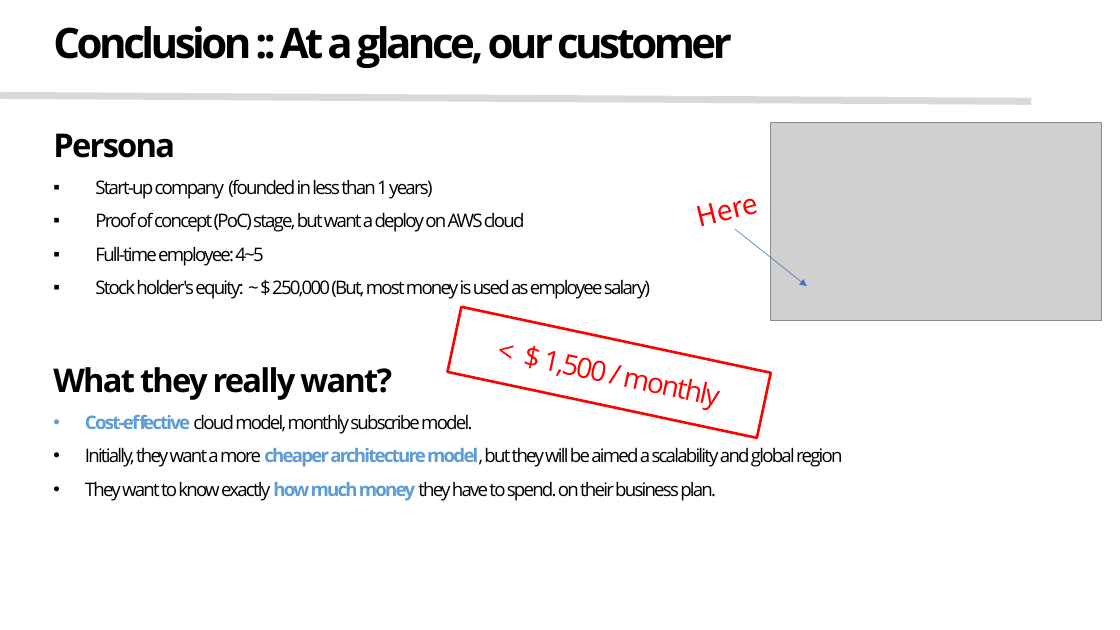
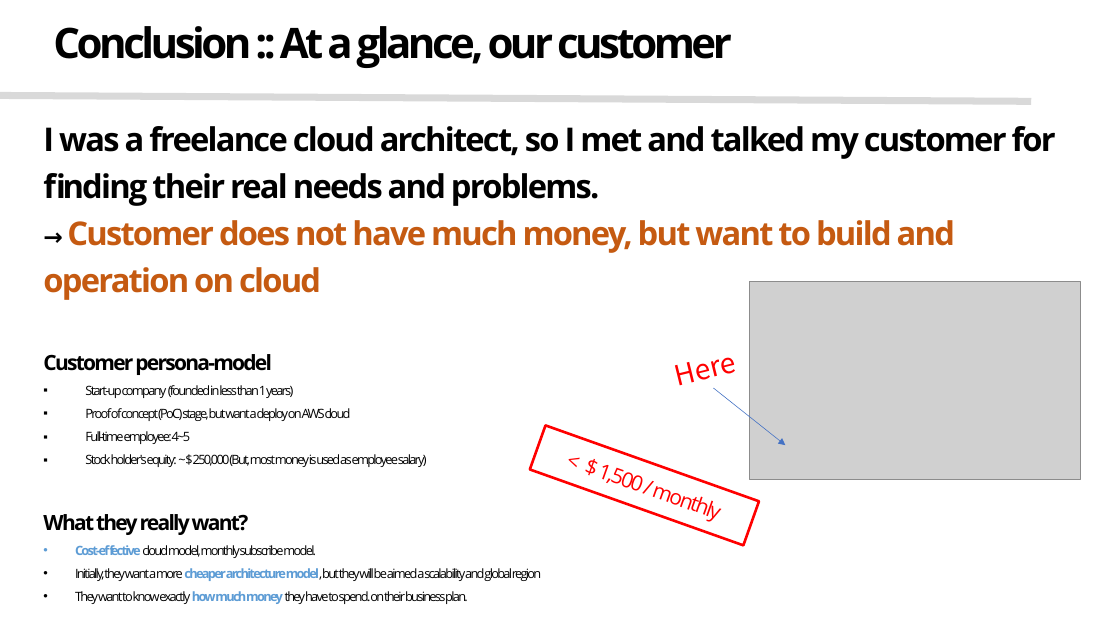
Before and after one commit to pushdown99/pushdown99.github.io, a slide deck: slide 19 of assets/yaml/Solutions Architect Hiring Assignment.pptx. Drawn at 1120x630 pixels with LibreOffice and Linux fonts; fonts in the diff are those of the drawing; grey boxes stand for pictures. Boxes give left, top, right and bottom in pixels: in the first picture for what was removed or moved away, otherwise in the second. Text is boxed around its words. In the diff, an @@ line names an element or a change of style, - is before the commit and + after.

```diff
--- a/assets/yaml/Solutions Architect Hiring Assignment.pptx
+++ b/assets/yaml/Solutions Architect Hiring Assignment.pptx
@@ text "I was a freelance cloud ...": place and size @@
-text "I was a freelance cloud ..." at (53,133,842,501)
+text "I was a freelance cloud ..." at (43,126,1056,604)
@@ text at (43,126,1056,375): text changed @@
-Persona
+I was a freelance cloud architect, so I met and talked my customer for finding their real needs and problems.
+→ Customer does not have much money, but want to build and operation on cloud
+Customer persona-model
@@ text at (43,385,541,604): size 16 to 11 pt in "Start-up company (founded in less than 1 ...", "Proof of concept (PoC) stage, but want ...", "Full-time employee: 4~5", "Stock holder's equity: ~ $ 250,000 (But, ..." and 3 more places; size 28 to 18 pt in "What they really want?" @@
@@ rectangle "< $ 1,500 / monthly" at (530,425,759,546): size 24 to 18 pt; rotation 12 to 19 degrees @@
@@ 1 picture, 1 text, 1 arrow: place and size @@
-1 picture, 1 text, 1 arrow at (699,123,1102,321)
+1 picture, 1 text, 1 arrow at (678,281,1081,480)
```
Also in this commit, not shown: 6 other slides changed, 3 slides added, 3 other files.
